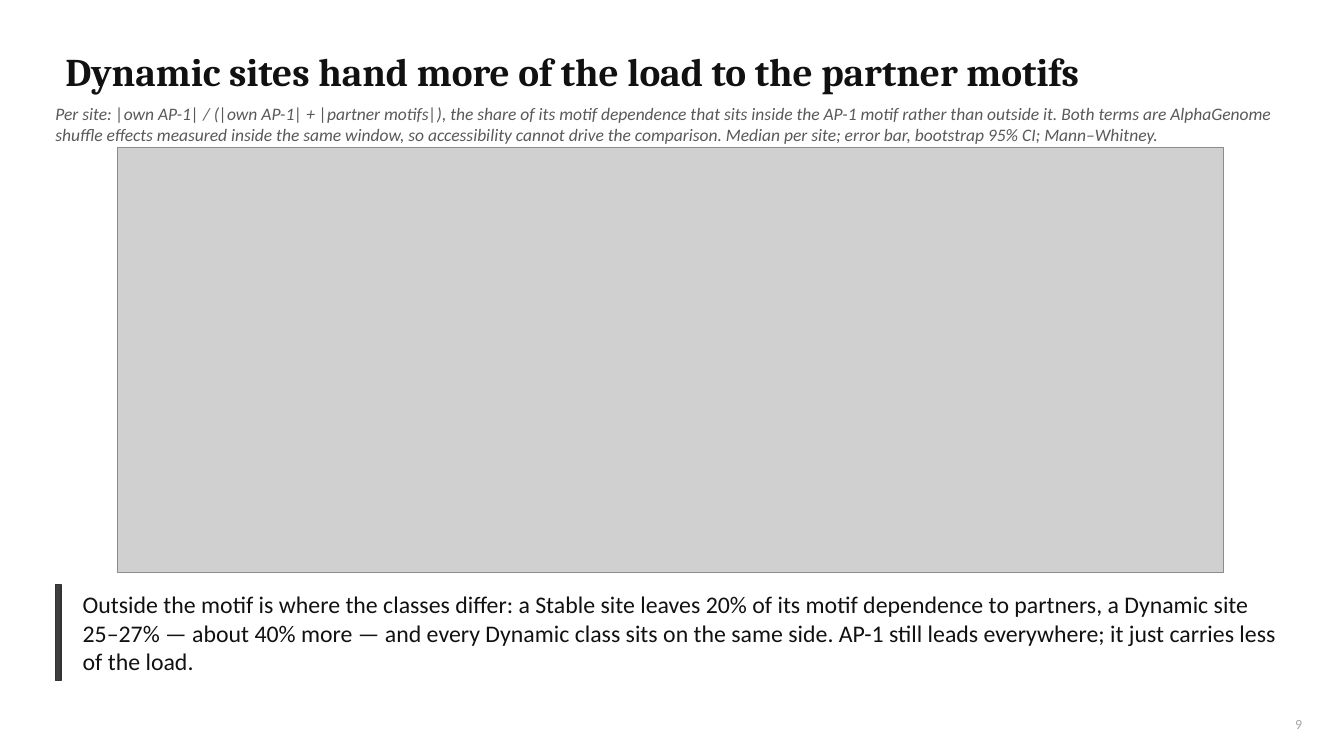
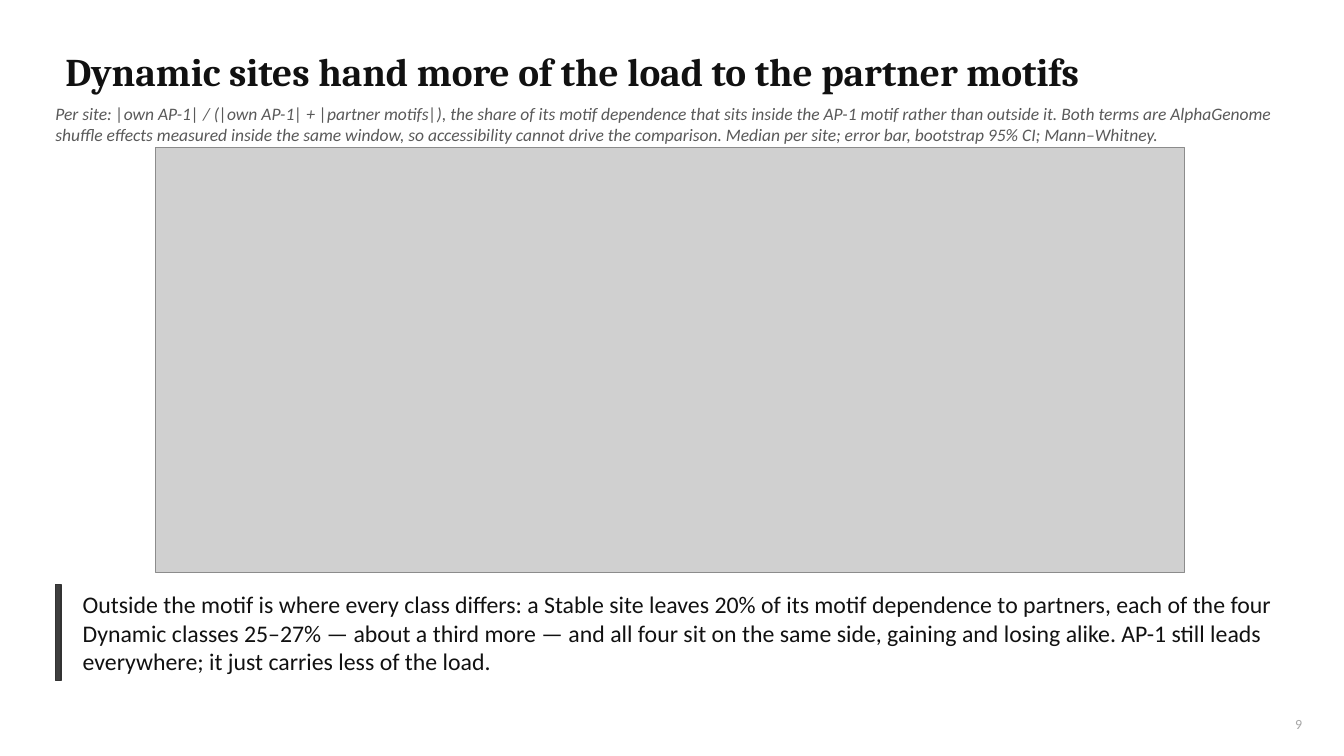
Before and after one commit to cytokine4242/Alpha_Genome_Ap1, a slide deck: slide 9 of Analysis/AP1_fibroblast_lab_meeting.pptx. Drawn at 1344x756 pixels with LibreOffice and Linux fonts; fonts in the diff are those of the drawing; grey boxes stand for pictures. Boxes give left, top, right and bottom in pixels: in the first picture for what was removed or moved away, otherwise in the second. Text is boxed around its words. In the diff, an @@ line names an element or a change of style, - is before the commit and + after.

```diff
--- a/Analysis/AP1_fibroblast_lab_meeting.pptx
+++ b/Analysis/AP1_fibroblast_lab_meeting.pptx
@@ picture: place and size @@
-picture at [117, 147, 1223, 573]
+picture at [156, 147, 1186, 573]
@@ text at [83, 596, 1271, 674]: text changed @@
-Outside the motif is where the classes differ: a Stable site leaves 20% of its motif dependence to partners, a Dynamic site 25–27% — about 40% more — and every Dynamic class sits on the same side. AP-1 still leads everywhere; it just carries less of the load.
+Outside the motif is where every class differs: a Stable site leaves 20% of its motif dependence to partners, each of the four Dynamic classes 25–27% — about a third more — and all four sit on the same side, gaining and losing alike. AP-1 still leads everywhere; it just carries less of the load.
```
Also in this commit, not shown: 5 other slides changed, 15 other files.
